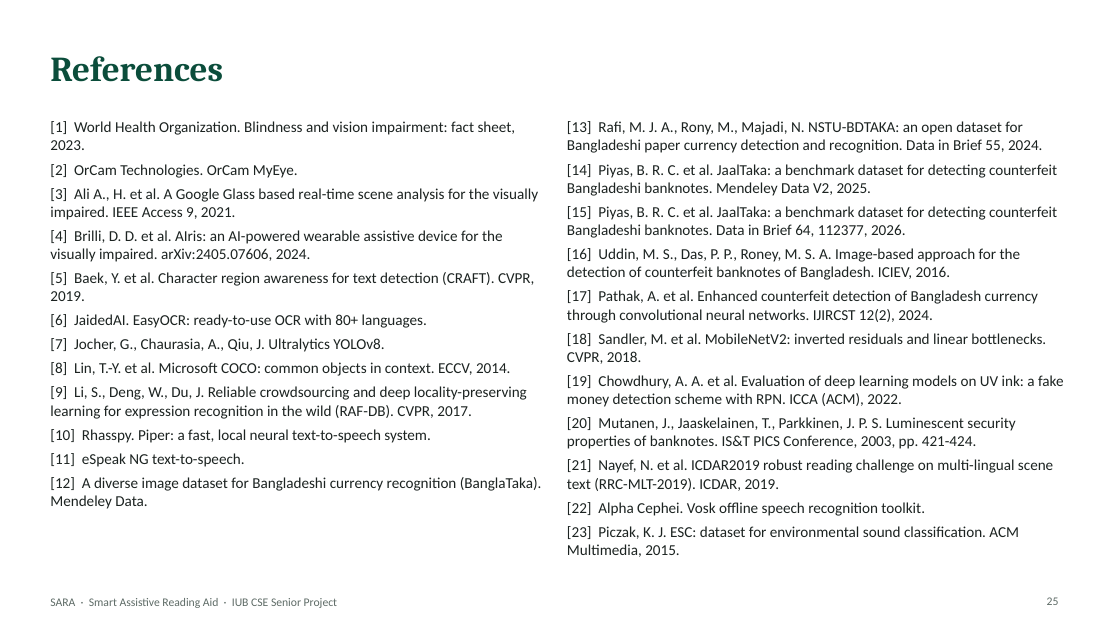
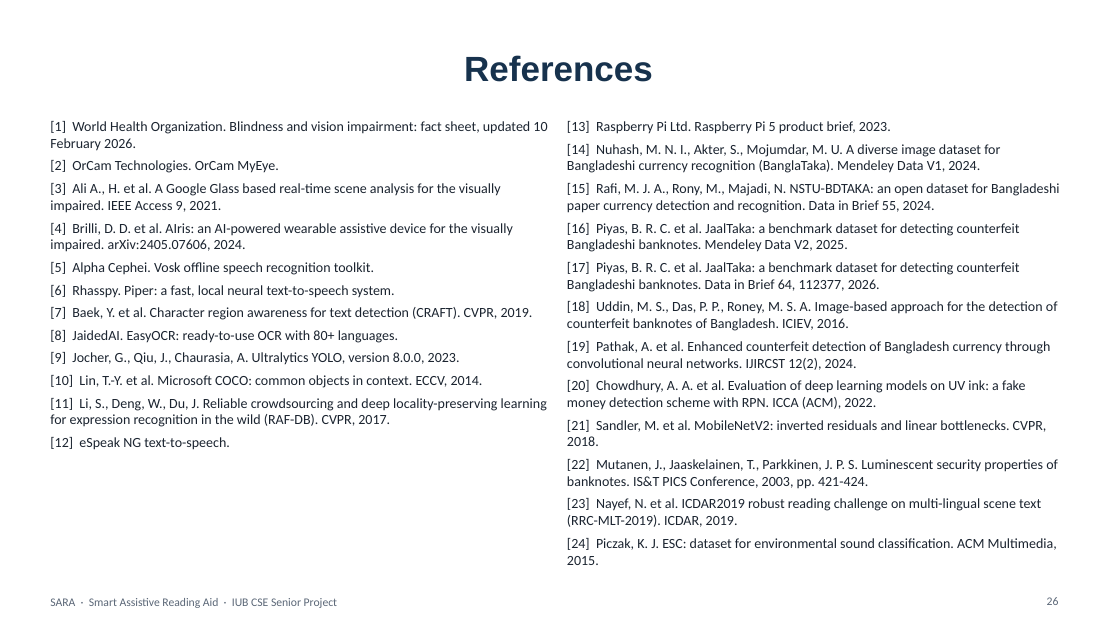
Before and after one commit to aflam330/Senior_project_wearable_glass_for_blind_people_using_ocr_and_ylo, a slide deck: slide 26 of Thesis Report and paper/thesis report/slides/SARA_Presentation_Redesigned.pptx (slide 25 before the commit). Drawn at 1120x630 pixels with LibreOffice and Linux fonts; fonts in the diff are those of the drawing; background and template pictures are left out. Boxes give left, top, right and bottom in pixels: in the first picture for what was removed or moved away, otherwise in the second. Text is boxed around its words. In the diff, an @@ line names an element or a change of style, - is before the commit and + after.

```diff
--- a/Thesis Report and paper/thesis report/slides/SARA_Presentation_Redesigned.pptx
+++ b/Thesis Report and paper/thesis report/slides/SARA_Presentation_Redesigned.pptx
@@ title "References" at (464, 55, 653, 82): font Cambria to Arial, text colour #0B4D3B to #17324D; alignment left to centre @@
@@ text at (50, 121, 547, 151): text changed; size 13 to 12 pt; text colour #1C2321 to #1B2430 @@
-[1] World Health Organization. Blindness and vision impairment: fact sheet, 2023.
+[1] World Health Organization. Blindness and vision impairment: fact sheet, updated 10 February 2026.
@@ text at (567, 121, 1059, 565): text changed; size 13 to 12 pt; text colour #1C2321 to #1B2430 @@
-[13] Rafi, M. J. A., Rony, M., Majadi, N. NSTU-BDTAKA: an open dataset for Bangladeshi paper currency detection and recognition. Data in Brief 55, 2024.
-[14] Piyas, B. R. C. et al. JaalTaka: a benchmark dataset for detecting counterfeit Bangladeshi banknotes. Mendeley Data V2, 2025.
-[15] Piyas, B. R. C. et al. JaalTaka: a benchmark dataset for detecting counterfeit Bangladeshi banknotes. Data in Brief 64, 112377, 2026.
-[16] Uddin, M. S., Das, P. P., Roney, M. S. A. Image-based approach for the detection of counterfeit banknotes of Bangladesh. ICIEV, 2016.
-[17] Pathak, A. et al. Enhanced counterfeit detection of Bangladesh currency through convolutional neural networks. IJIRCST 12(2), 2024.
-[18] Sandler, M. et al. MobileNetV2: inverted residuals and linear bottlenecks. CVPR, 2018.
-[19] Chowdhury, A. A. et al. Evaluation of deep learning models on UV ink: a fake money detection scheme with RPN. ICCA (ACM), 2022.
-[20] Mutanen, J., Jaaskelainen, T., Parkkinen, J. P. S. Luminescent security properties of banknotes. IS&T PICS Conference, 2003, pp. 421-424.
-[21] Nayef, N. et al. ICDAR2019 robust reading challenge on multi-lingual scene text (RRC-MLT-2019). ICDAR, 2019.
-[22] Alpha Cephei. Vosk offline speech recognition toolkit.
-[23] Piczak, K. J. ESC: dataset for environmental sound classification. ACM Multimedia, 2015.
+[13] Raspberry Pi Ltd. Raspberry Pi 5 product brief, 2023.
+[14] Nuhash, M. N. I., Akter, S., Mojumdar, M. U. A diverse image dataset for Bangladeshi currency recognition (BanglaTaka). Mendeley Data V1, 2024.
+[15] Rafi, M. J. A., Rony, M., Majadi, N. NSTU-BDTAKA: an open dataset for Bangladeshi paper currency detection and recognition. Data in Brief 55, 2024.
+[16] Piyas, B. R. C. et al. JaalTaka: a benchmark dataset for detecting counterfeit Bangladeshi banknotes. Mendeley Data V2, 2025.
+[17] Piyas, B. R. C. et al. JaalTaka: a benchmark dataset for detecting counterfeit Bangladeshi banknotes. Data in Brief 64, 112377, 2026.
+[18] Uddin, M. S., Das, P. P., Roney, M. S. A. Image-based approach for the detection of counterfeit banknotes of Bangladesh. ICIEV, 2016.
+[19] Pathak, A. et al. Enhanced counterfeit detection of Bangladesh currency through convolutional neural networks. IJIRCST 12(2), 2024.
+[20] Chowdhury, A. A. et al. Evaluation of deep learning models on UV ink: a fake money detection scheme with RPN. ICCA (ACM), 2022.
+[21] Sandler, M. et al. MobileNetV2: inverted residuals and linear bottlenecks. CVPR, 2018.
+[22] Mutanen, J., Jaaskelainen, T., Parkkinen, J. P. S. Luminescent security properties of banknotes. IS&T PICS Conference, 2003, pp. 421-424.
+[23] Nayef, N. et al. ICDAR2019 robust reading challenge on multi-lingual scene text (RRC-MLT-2019). ICDAR, 2019.
+[24] Piczak, K. J. ESC: dataset for environmental sound classification. ACM Multimedia, 2015.
@@ text at (50, 160, 513, 252): size 13 to 12 pt, text colour #1C2321 to #1B2430 in "[2] OrCam Technologies. OrCam MyEye.", "[3] Ali A., H. et al. A ...", "[4] Brilli, D. D. et al. AIris: ..." @@
@@ text at (50, 262, 547, 450): text changed; size 13 to 12 pt; text colour #1C2321 to #1B2430 @@
-[5] Baek, Y. et al. Character region awareness for text detection (CRAFT). CVPR, 2019.
-[6] JaidedAI. EasyOCR: ready-to-use OCR with 80+ languages.
-[7] Jocher, G., Chaurasia, A., Qiu, J. Ultralytics YOLOv8.
-[8] Lin, T.-Y. et al. Microsoft COCO: common objects in context. ECCV, 2014.
-[9] Li, S., Deng, W., Du, J. Reliable crowdsourcing and deep locality-preserving learning for expression recognition in the wild (RAF-DB). CVPR, 2017.
-[10] Rhasspy. Piper: a fast, local neural text-to-speech system.
-[11] eSpeak NG text-to-speech.
-[12] A diverse image dataset for Bangladeshi currency recognition (BanglaTaka). Mendeley Data.
+[5] Alpha Cephei. Vosk offline speech recognition toolkit.
+[6] Rhasspy. Piper: a fast, local neural text-to-speech system.
+[7] Baek, Y. et al. Character region awareness for text detection (CRAFT). CVPR, 2019.
+[8] JaidedAI. EasyOCR: ready-to-use OCR with 80+ languages.
+[9] Jocher, G., Qiu, J., Chaurasia, A. Ultralytics YOLO, version 8.0.0, 2023.
+[10] Lin, T.-Y. et al. Microsoft COCO: common objects in context. ECCV, 2014.
+[11] Li, S., Deng, W., Du, J. Reliable crowdsourcing and deep locality-preserving learning for expression recognition in the wild (RAF-DB). CVPR, 2017.
+[12] eSpeak NG text-to-speech.
@@ text "SARA · Smart Assistive Reading ..." at (50, 598, 337, 608): text colour #5E6B66 to #5B6777 @@
@@ page number at (1047, 597, 1059, 605): text changed; text colour #5E6B66 to #5B6777 @@
-25
+26
```
Also in this commit, not shown: 25 other slides changed, 1 slide added, 10 other files.
